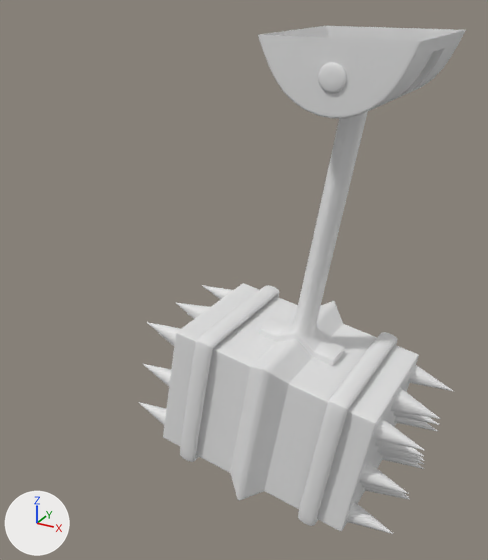
A saved change to the FBX model Assets/Modelos/Trampas/martillo.fbx.
One viewpoint serves both versions: a camera (50 mm lens) standing at (2.8, -8.07, 7.2) and looking at (-1.66, 0.04, 3.15). The lights are fixed; the arrows at lower left show +X, +Y and +Z. Where no turn or scale is listed for an object, it has been applied to the vertices.

The older version as bpy lines, for what is in view:
```python
me_cube_006 = bpy.data.meshes.new('Cube.006')
me_cube_006.from_pydata(...)  # 21191 vertices, 21168 faces; spans x -1.42..1.42, y -1.21..1.21, z -1.21..5.14
me_cylinder_002 = bpy.data.meshes.new('Cylinder.002')
me_cylinder_002.from_pydata(...)  # 938 vertices, 936 faces; spans x -0.16..0.16, y -0.16..0.16, z -1.0..1.0
me_cylinder_005 = bpy.data.meshes.new('Cylinder.005')
me_cylinder_005.from_pydata(...)  # 277 vertices, 238 faces; spans x -0.93..0.93, y -1.0..1.0, z -0.84..0.0
ob_cube = bpy.data.objects.new('Cube', me_cube_006)
ob_cube.parent = ob_cylinder_003
ob_cube.location = (0.0, -4.915, 0.0)
ob_cube.rotation_euler = (-1.571, 0.0, 0.0)  # degrees (-90, 0, 0)
ob_cube.scale = (1.52, 0.955, 0.988)
ob_cylinder = bpy.data.objects.new('Cylinder', me_cylinder_005)
ob_cylinder.location = (0.0, 0.0, 6.67)
ob_cylinder_003 = bpy.data.objects.new('Cylinder.003', me_cylinder_002)
ob_cylinder_003.location = (0.0, 0.0, 6.27)
ob_cylinder_003.rotation_euler = (1.571, 0.175, 0.0)  # degrees (90, 10, 0)
ob_cylinder_003.scale = (1.01, 1.01, 1.05)
# also in view: 'Cube.001' at (-0.86, 0.0, 1.37)
```
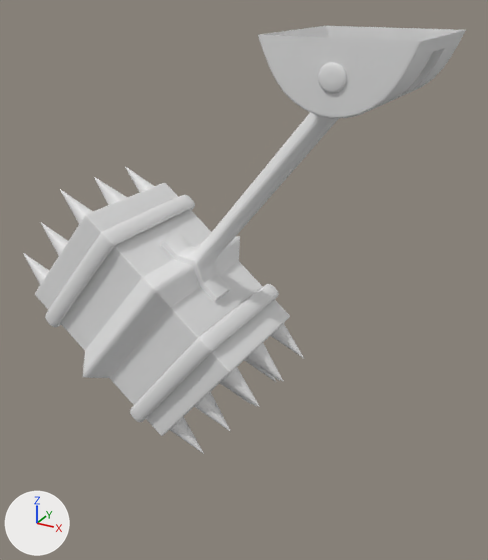
The edits, one by one:
Object 'Cylinder.003' (ob_cylinder_003) turns from (90, 10, 0) to (90, 39, 0) degrees about x, y and z.

Pixel boxes (x1, y1, x2, y2) of what changed, in the pictures (488 x 560 px):
'Cube', turned: before (138, 112, 453, 534); after (23, 112, 339, 454)
'Cube.001', turned: before (180, 285, 397, 526); after (45, 195, 279, 423)
'Cylinder.003', turned: (318, 62, 346, 93) in both
